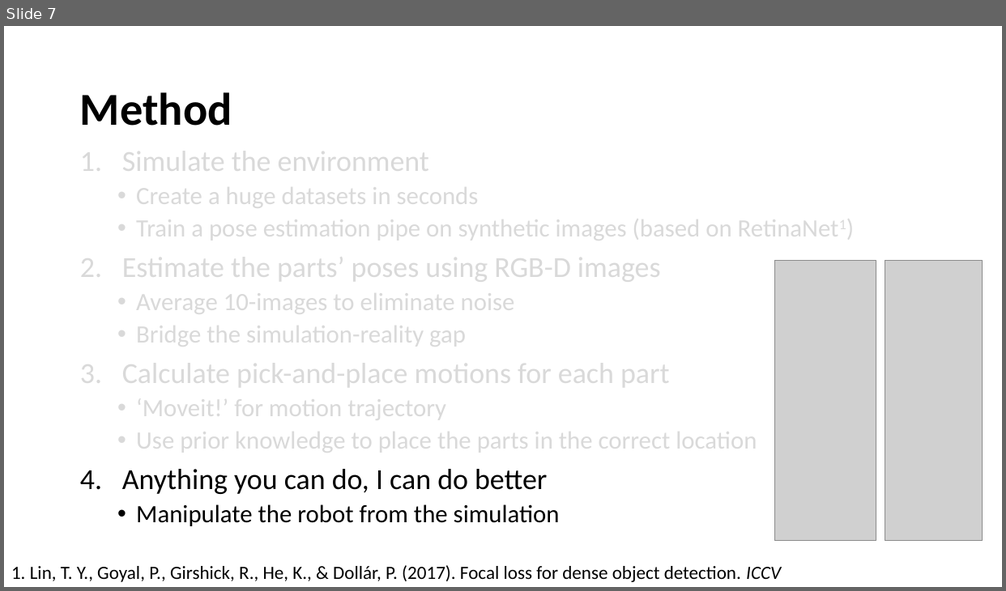
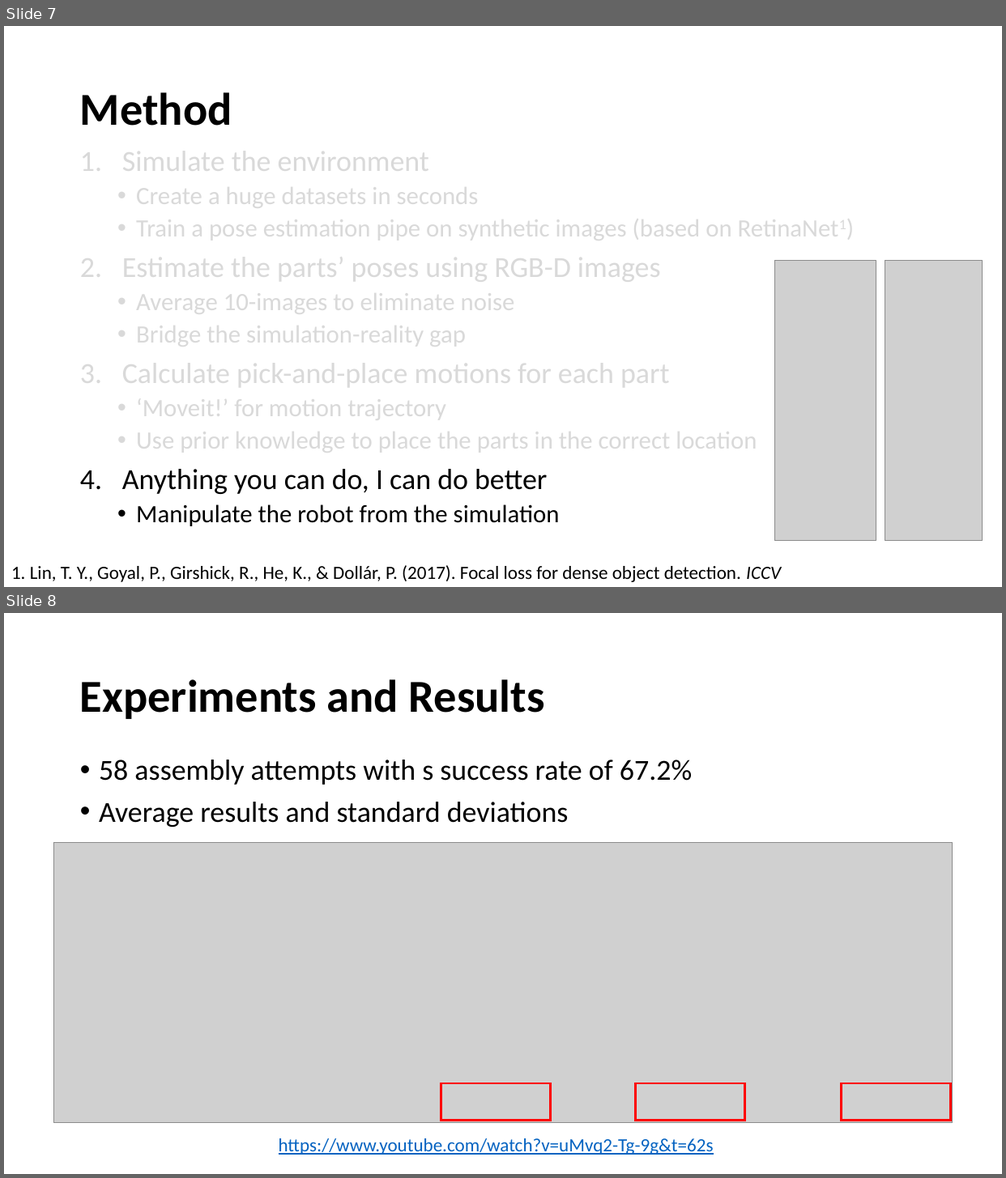
Before and after one commit to farjon/IRS_course, a slide deck: FinalProject/FinalProject.pptx. Shown one above the other, each under a label of ours: slide 7 before the commit, slides 7 and 8 after it. The pictures are 1006x591 and 1006x1178 pixels, drawn with LibreOffice and Linux fonts; fonts in the diff are those of the drawing; grey boxes stand for pictures. Boxes give left, top, right and bottom in pixels: in the first picture for what was removed or moved away, otherwise in the second. Text is boxed around its words. In the diff, an @@ line names an element or a change of style, - is before the commit and + after.

```diff
--- a/FinalProject/FinalProject.pptx
+++ b/FinalProject/FinalProject.pptx
@@ slide 8 added at (x1=4, y1=613, x2=1002, y2=1174), background #FFFFFF @@
@@ title added at (x1=80, y1=679, x2=545, y2=719), 44 pt, text #000000, bold @@
+Experiments and Results
@@ text added at (x1=99, y1=760, x2=692, y2=827), 28 pt, text #000000 @@
+• 58 assembly attempts with s success rate of 67.2%
+• Average results and standard deviations
@@ picture added at (x1=53, y1=843, x2=953, y2=1123) @@
@@ rectangle added at (x1=441, y1=1084, x2=551, y2=1122), outline #FF0000 2.25 pt @@
@@ rectangle added at (x1=636, y1=1084, x2=745, y2=1122), outline #FF0000 2.25 pt @@
@@ rectangle added at (x1=841, y1=1084, x2=950, y2=1122), outline #FF0000 2.25 pt @@
@@ text added at (x1=279, y1=1139, x2=714, y2=1155), 18 pt, text #0563C1, underline @@
+https://www.youtube.com/watch?v=uMvq2-Tg-9g&t=62s
```
Also in this commit, not shown: 3 slides changed, 2 slides removed, 1 other file.
